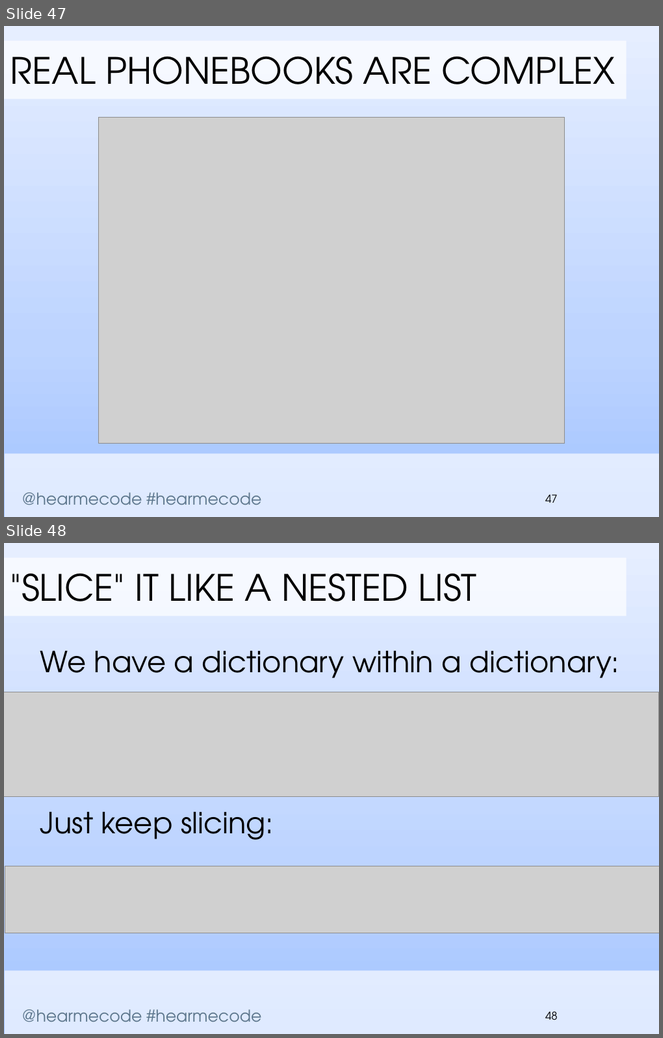
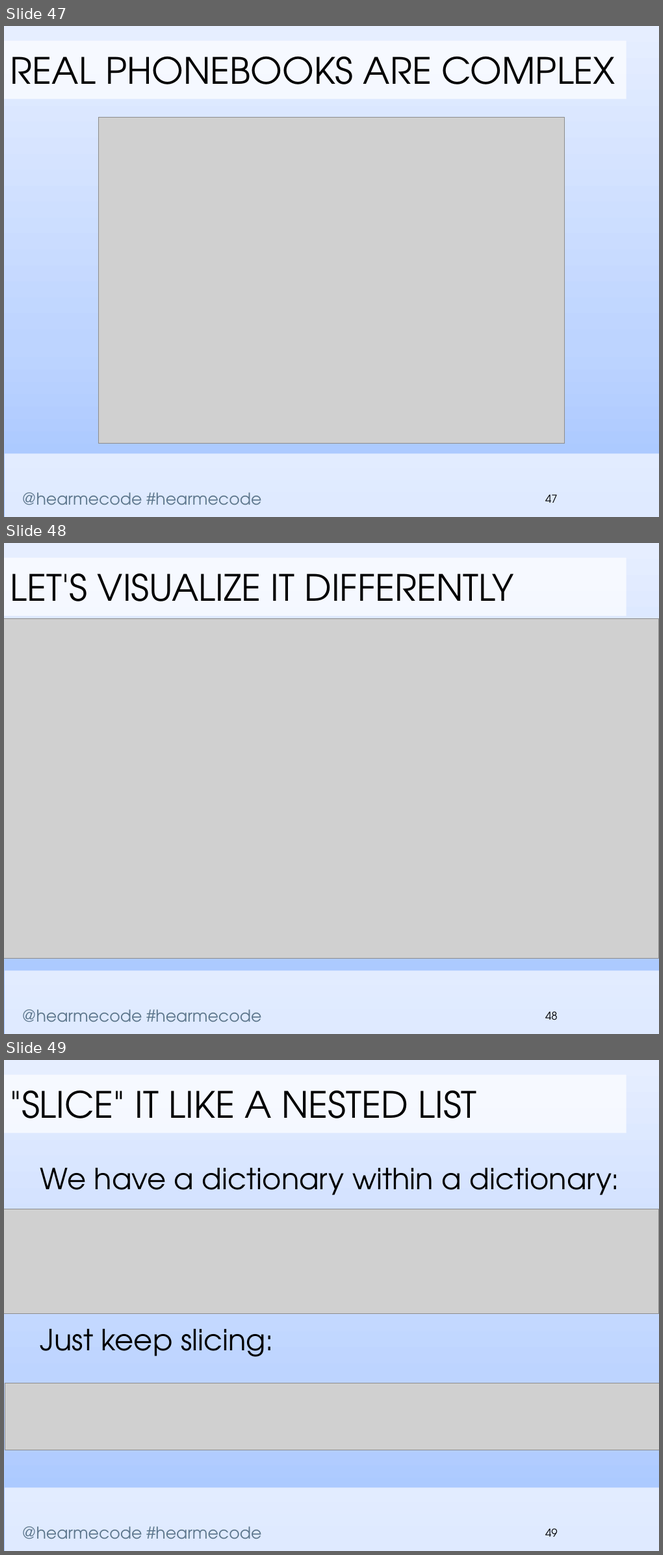
Before and after one commit to hearmecode/slides, a slide deck: Lesson 3/Hear Me Code - File Handling and Dictionaries.pptx. Shown one above the other, each under a label of ours: slides 47 and 48 before the commit, slides 47, 48 and 49 after it. The pictures are 663x1038 and 663x1555 pixels, drawn with LibreOffice and Linux fonts; fonts in the diff are those of the drawing; grey boxes stand for pictures; background and template pictures are left out. Boxes give left, top, right and bottom in pixels: in the first picture for what was removed or moved away, otherwise in the second. Text is boxed around its words. In the diff, an @@ line names an element or a change of style, - is before the commit and + after.

```diff
--- a/Lesson 3/Hear Me Code - File Handling and Dictionaries.pptx
+++ b/Lesson 3/Hear Me Code - File Handling and Dictionaries.pptx
@@ slide 48 added at [4,543,659,1034], background gradient #A2C3FF to #BDD4FF to #E6EEFF; not listed: 2 template elements that a slide beside it also shows @@
@@ rectangle added at [4,558,627,616], fill #FFFFFF at 70% opacity, 40 pt, text #000000 @@
+LET'S VISUALIZE IT DIFFERENTLY
@@ picture added at [4,619,659,959] @@
@@ page number added at [545,1012,558,1020], 12 pt, text #000000 @@
+48
@@ what was slide 48 is now slide 49 @@
@@ page number at [545,1529,558,1537]: text changed @@
-48
+49
```
Also in this commit, not shown: 2 other files.
